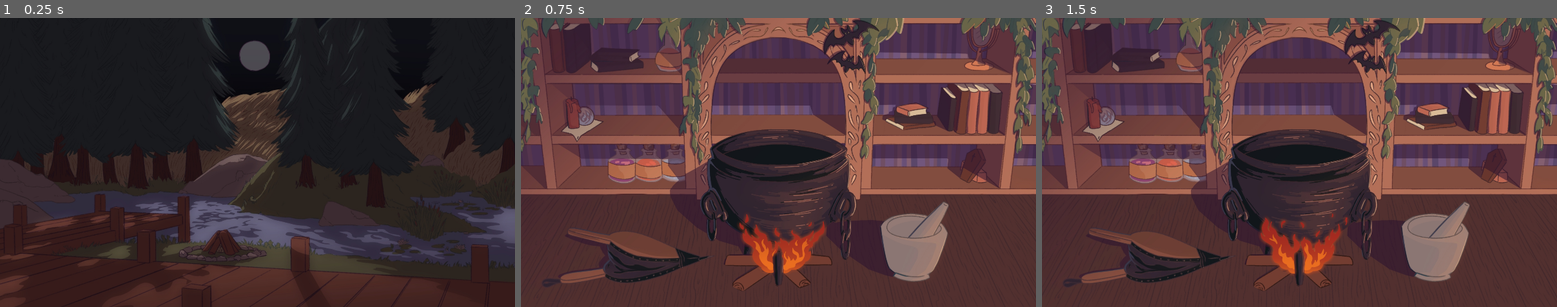
Above: before the commit, frames 1-3 (left to right).
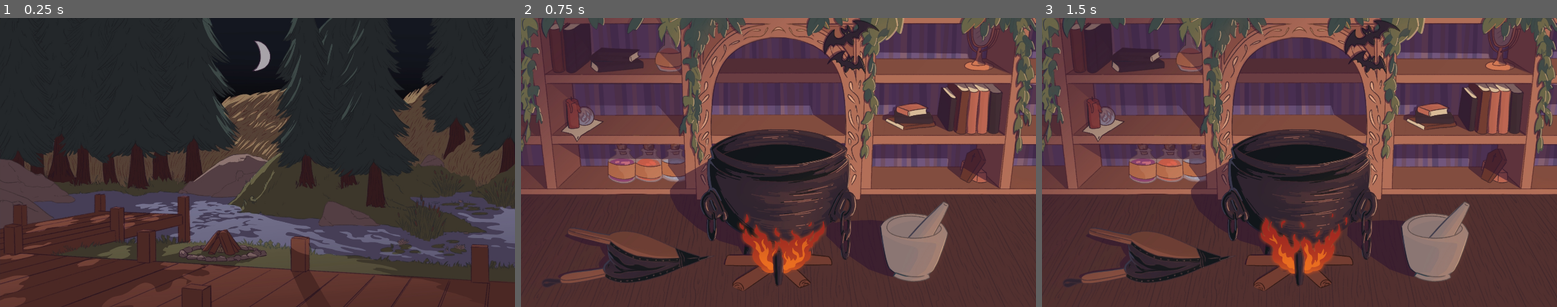
Above: after the commit, the same moments.

Repository: ZwergB/Sand_Witch
Game: Godot game, scene res://global.tscn
Two runs of this game, one before a commit and one after it. Both use one fixed random seed, a clock stepped at 60 frames per second and the inputs below.
Inputs (mouse positions are in pixels of both pictures, inside the frame that each line leads up to):
- Up to frame 1 (0.25 s): no input
- Up to frame 2 (0.75 s): tap Enter (ui_accept) at 0.5 s; move the mouse to (891, 148) at 0.52 s; click (891, 148) at 0.67 s
- Up to frame 3 (1.5 s): tap Enter (ui_accept) at 0.77, 1.25 s; move the mouse to (1196, 176) at 1.27 s; click (1196, 176) at 1.42 s

The runs differ from the first frame. In frame 1, 4.6% of the frame differs, in the area x 0-100%, y 1-100%; in frame 2, nothing differs; in frame 3, nothing differs.

Commit message:
sauberes Array

Diff:
--- a/global.gd
+++ b/global.gd
@@ -21,13 +21,14 @@
 @onready var dayScene = load("res://inside.tscn").instantiate()
 @onready var nightScene = load("res://outside.tscn").instantiate()
 
-var ingredients = [Ingredient.new(0,[2,3],"Glühwürmchen Sekret"),
-	Ingredient.new(1,[4,-1],"Blut"),
-	Ingredient.new(2,[0,0],"Mondblume"),
-	Ingredient.new(3,[0,-3],"Rückenflosse einer Rotfeder"),
-	Ingredient.new(4,[0,-2],"Fledermausflügel"),
-	Ingredient.new(5,[2,-2],"Giftdrüse einer Schwarzen Witwe"),
-	Ingredient.new(6,[-2,0],"Froschschenkel eines Grasfrosches")]
+var ingredients = [
+	Ingredient.new(0,[0,-3],"Rückenflosse einer Rotfeder"),
+	Ingredient.new(1,[0,-2],"Fledermausflügel"),
+	Ingredient.new(2,[2,-2],"Giftdrüse einer Schwarzen Witwe"),
+	Ingredient.new(3,[2,3],"Glühwürmchen Sekret"),
+	Ingredient.new(4,[-2,0],"Froschschenkel eines Grasfrosches"),
+	Ingredient.new(5,[0,0],"Mondblume"),
+	Ingredient.new(6,[4,-1],"Blut")]
 
 var potion_list = [
 	Potion.new([0, -15], 0, ""),
@@ -230,7 +231,7 @@
 
 var inventory = [0,0,0,0,0,0,0]
 
-var moonPhase = 0
+@export var moonPhase = 0
 
 var day = false
 
--- a/global.tscn
+++ b/global.tscn
@@ -5,6 +5,7 @@
 
 [node name="global" type="Node2D"]
 script = ExtResource("1_8y5fg")
+moonPhase = 1
 
 [node name="Camera2D" type="Camera2D" parent="."]
 
--- a/outside.gd
+++ b/outside.gd
@@ -5,7 +5,14 @@
 @onready var time2 = $Timer2
 @onready var background = $Sprite2D
 
-@onready var collectable = [get_node("FlederWeg/PathFollow2D/Fledermaus"),get_node("FischWeg/PathFollow2D/Fisch")]
+@onready var collectable = [
+get_node("FischWeg/PathFollow2D/Fisch"),
+get_node("FlederWeg/PathFollow2D/Fledermaus"),
+get_node("SpinnenWeg/PathFollow2D/Spider"),
+get_node("GluewuremchenWeg/PathFollow2D/Gluewuermchen"),
+get_node("FroschWeg/PathFollow2D/Frosch")
+
+]
 var numOfItems = 0
 # Called when the node enters the scene tree for the first time.
 func _ready():
@@ -30,40 +37,21 @@
 			i += 1
 
 func _on_timer_1_timeout():
-	if global.moonPhase == 0:
-		moon0()
-	if global.moonPhase == 1:
-		moon1()
-	if global.moonPhase == 2:
-		moon2()
-	if global.moonPhase == 3:
-		moon3()
+	var current = collectable[randi()%3+3]
+	spawn(current)
+
+func _on_timer_2_timeout():
+	var current = collectable[randi()%3]
+	spawn(current)
 
 
-func _on_timer_2_timeout():
-	var current = collectable[randi() %collectable.size()]
+func spawn(current):
 	current.age = 0
-
 	current.sprite.frame = 0
-
-
 	if global.moonPhase == 0:
 		current.path.get_parent().position = current.noMoonPos
 	if global.moonPhase == 1 or global.moonPhase == 3:
 		current.path.get_parent().position = current.halfMoonPos
-		current.path.scale = Vector2(-1, 1)
 	if global.moonPhase == 2:
 		current.path.get_parent().position = current.fullMoonPos
 	current.active = true
-
-func moon0():
-	pass
-
-func moon1():
-	pass
-
-func moon2():
-	pass
-
-func moon3():
-	pass
--- a/outside.tscn
+++ b/outside.tscn
@@ -13,6 +13,40 @@
 [ext_resource type="Texture2D" uid="uid://c6ydxdg2y7cn7" path="res://assets/fishframe0006.png" id="11_2nh24"]
 [ext_resource type="Texture2D" uid="uid://c6e2re5bsg6n" path="res://assets/fishframe0008.png" id="12_go60k"]
 [ext_resource type="Texture2D" uid="uid://dfhvdn7mupaet" path="res://assets/fishframe0010.png" id="13_cq0pm"]
+[ext_resource type="Texture2D" uid="uid://bld087qurehxv" path="res://assets/spiderframe0000.png" id="14_rxpir"]
+[ext_resource type="Texture2D" uid="uid://b5ni3g1ux3d4w" path="res://assets/spiderframe0002.png" id="15_anwtd"]
+[ext_resource type="Texture2D" uid="uid://1fn8atmrcr5a" path="res://assets/spiderframe0004.png" id="16_oq5f0"]
+[ext_resource type="Texture2D" uid="uid://d14uarut8cwsf" path="res://assets/spiderframe0006.png" id="17_k7713"]
+[ext_resource type="Texture2D" uid="uid://c5dot4ahtdjm5" path="res://assets/spiderframe0008.png" id="18_duceu"]
+[ext_resource type="Texture2D" uid="uid://c4g7h4gbbs5d4" path="res://assets/spiderframe0010.png" id="19_yr8ou"]
+[ext_resource type="Texture2D" uid="uid://cesln8nwxf2bv" path="res://assets/spiderframe0012.png" id="20_8k2qa"]
+[ext_resource type="Texture2D" uid="uid://bugkasibqormk" path="res://assets/spiderframe0014.png" id="21_votie"]
+[ext_resource type="Texture2D" uid="uid://c5p3qfmtd0b6w" path="res://assets/spiderframe0016.png" id="22_ea86j"]
+[ext_resource type="Texture2D" uid="uid://crkm27us4pkgr" path="res://assets/spiderframe0018.png" id="23_8nqdc"]
+[ext_resource type="Texture2D" uid="uid://vhaumpdal3aw" path="res://assets/spiderframe0020.png" id="24_fbrvy"]
+[ext_resource type="Texture2D" uid="uid://bt2sdfg2xdpdq" path="res://assets/spiderframe0022.png" id="25_v3odu"]
+[ext_resource type="Texture2D" uid="uid://vamlrb5ntpao" path="res://assets/spiderframe0024.png" id="26_cucev"]
+[ext_resource type="Texture2D" uid="uid://b6vg10d775v4g" path="res://assets/spiderframe0026.png" id="27_8njhi"]
+[ext_resource type="Texture2D" uid="uid://md5wfmtncxbm" path="res://assets/spiderframe0028.png" id="28_b1qwv"]
+[ext_resource type="Texture2D" uid="uid://cc440mumqenba" path="res://assets/spiderframe0030.png" id="29_yjfyo"]
+[ext_resource type="Texture2D" uid="uid://cc01cug5vnpvm" path="res://assets/spiderframe0032.png" id="30_2myqd"]
+[ext_resource type="Texture2D" uid="uid://c4w5kmxvu08h1" path="res://assets/spiderframe0034.png" id="31_u641a"]
+[ext_resource type="Texture2D" uid="uid://dfm22mqm7p7cn" path="res://assets/spiderframe0036.png" id="32_yxxom"]
+[ext_resource type="Texture2D" uid="uid://ci4qk74tayarc" path="res://assets/spiderframe0038.png" id="33_6t747"]
+[ext_resource type="Texture2D" uid="uid://c6pbe386fpvl6" path="res://assets/spiderframe0040.png" id="34_0y06e"]
+[ext_resource type="Texture2D" uid="uid://dvmwsgrb6230s" path="res://assets/froschframe0000.png" id="35_b0qvc"]
+[ext_resource type="Texture2D" uid="uid://mvmhca4gv6d5" path="res://assets/froschframe0002.png" id="36_87r4m"]
+[ext_resource type="Texture2D" uid="uid://bgumts3o76vcg" path="res://assets/froschframe0004.png" id="37_7kbcn"]
+[ext_resource type="Texture2D" uid="uid://cj54382eemxua" path="res://assets/froschframe0006.png" id="38_62i42"]
+[ext_resource type="Texture2D" uid="uid://bjya3kvx273y7" path="res://assets/froschframe0008.png" id="39_e5q7v"]
+[ext_resource type="Texture2D" uid="uid://biawtsf8cc3dw" path="res://assets/froschframe0010.png" id="40_vcwb0"]
+[ext_resource type="Texture2D" uid="uid://dycyb6guxhl5u" path="res://assets/froschframe0012.png" id="41_erft6"]
+[ext_resource type="Texture2D" uid="uid://dpriigcj20lq1" path="res://assets/froschframe0014.png" id="42_l60so"]
+[ext_resource type="Texture2D" uid="uid://bnfc2k0ktnygq" path="res://assets/fireflyframe0000.png" id="43_v1fmk"]
+[ext_resource type="Texture2D" uid="uid://b048403b2e8u2" path="res://assets/fireflyframe0001.png" id="44_jiq5x"]
+[ext_resource type="Texture2D" uid="uid://0ug8ko5aw7ot" path="res://assets/fireflyframe0002.png" id="45_r0b0j"]
+[ext_resource type="Texture2D" uid="uid://d2fco43wm8nk2" path="res://assets/fireflyframe0003.png" id="46_35iw7"]
+[ext_resource type="Texture2D" uid="uid://dnstc5s1h4egv" path="res://assets/fireflyframe0004.png" id="47_0vqkw"]
 
 [sub_resource type="Curve2D" id="Curve2D_r61pj"]
 _data = {
@@ -71,6 +105,155 @@
 "loop": true,
 "name": &"default",
 "speed": 16.0
+}]
+
+[sub_resource type="Curve2D" id="Curve2D_ega7e"]
+_data = {
+"points": PackedVector2Array(0, 0, 0, 0, 191, 284, 0, 0, 0, 0, 174, 285, 0, 0, 0, 0, 163, 292, 0, 0, 0, 0, 155, 308, 0, 0, 0, 0, 147, 334, 0, 0, 0, 0, 131, 352, 0, 0, 0, 0, 126, 350)
+}
+point_count = 7
+
+[sub_resource type="CircleShape2D" id="CircleShape2D_7x2hy"]
+radius = 18.1108
+
+[sub_resource type="SpriteFrames" id="SpriteFrames_i5qry"]
+animations = [{
+"frames": [{
+"duration": 1.0,
+"texture": ExtResource("14_rxpir")
+}, {
+"duration": 1.0,
+"texture": ExtResource("15_anwtd")
+}, {
+"duration": 1.0,
+"texture": ExtResource("16_oq5f0")
+}, {
+"duration": 1.0,
+"texture": ExtResource("17_k7713")
+}, {
+"duration": 1.0,
+"texture": ExtResource("18_duceu")
+}, {
+"duration": 1.0,
+"texture": ExtResource("19_yr8ou")
+}, {
+"duration": 1.0,
+"texture": ExtResource("20_8k2qa")
+}, {
+"duration": 1.0,
+"texture": ExtResource("21_votie")
+}, {
+"duration": 1.0,
+"texture": ExtResource("22_ea86j")
+}, {
+"duration": 1.0,
+"texture": ExtResource("23_8nqdc")
+}, {
+"duration": 1.0,
+"texture": ExtResource("24_fbrvy")
+}, {
+"duration": 1.0,
+"texture": ExtResource("25_v3odu")
+}, {
+"duration": 1.0,
+"texture": ExtResource("26_cucev")
+}, {
+"duration": 1.0,
+"texture": ExtResource("27_8njhi")
+}, {
+"duration": 1.0,
+"texture": ExtResource("28_b1qwv")
+}, {
+"duration": 1.0,
+"texture": ExtResource("29_yjfyo")
+}, {
+"duration": 1.0,
+"texture": ExtResource("30_2myqd")
+}, {
+"duration": 1.0,
+"texture": ExtResource("31_u641a")
+}, {
+"duration": 1.0,
+"texture": ExtResource("32_yxxom")
+}, {
+"duration": 1.0,
+"texture": ExtResource("33_6t747")
+}, {
+"duration": 1.0,
+"texture": ExtResource("34_0y06e")
+}],
+"loop": true,
+"name": &"default",
+"speed": 24.0
+}]
+
+[sub_resource type="Curve2D" id="Curve2D_10313"]
+_data = {
+"points": PackedVector2Array(0, 0, 0, 0, -9, 2, 0, 0, 0, 0, 18, -11, 0, 0, 0, 0, 44, -11, 0, 0, 0, 0, 56, -5, 0, 0, 0, 0, 67, 6, 0, 0, 0, 0, 71, 7)
+}
+point_count = 6
+
+[sub_resource type="CapsuleShape2D" id="CapsuleShape2D_xw6w4"]
+height = 36.0
+
+[sub_resource type="SpriteFrames" id="SpriteFrames_iu3wy"]
+animations = [{
+"frames": [{
+"duration": 1.0,
+"texture": ExtResource("35_b0qvc")
+}, {
+"duration": 1.0,
+"texture": ExtResource("36_87r4m")
+}, {
+"duration": 1.0,
+"texture": ExtResource("37_7kbcn")
+}, {
+"duration": 1.0,
+"texture": ExtResource("38_62i42")
+}, {
+"duration": 1.0,
+"texture": ExtResource("39_e5q7v")
+}, {
+"duration": 1.0,
+"texture": ExtResource("40_vcwb0")
+}, {
+"duration": 1.0,
+"texture": ExtResource("41_erft6")
+}, {
+"duration": 1.0,
+"texture": ExtResource("42_l60so")
+}],
+"loop": true,
+"name": &"default",
+"speed": 12.0
+}]
+
+[sub_resource type="Curve2D" id="Curve2D_vn8qb"]
+
+[sub_resource type="CircleShape2D" id="CircleShape2D_x5rwc"]
+radius = 23.0868
+
+[sub_resource type="SpriteFrames" id="SpriteFrames_8cjj8"]
+animations = [{
+"frames": [{
+"duration": 1.0,
+"texture": ExtResource("43_v1fmk")
+}, {
+"duration": 1.0,
+"texture": ExtResource("44_jiq5x")
+}, {
+"duration": 1.0,
+"texture": ExtResource("45_r0b0j")
+}, {
+"duration": 1.0,
+"texture": ExtResource("46_35iw7")
+}, {
+"duration": 1.0,
+"texture": ExtResource("47_0vqkw")
+}],
+"loop": true,
+"name": &"default",
+"speed": 5.0
 }]
 
 [node name="outside" type="Node2D"]
@@ -84,7 +267,7 @@
 frame = 3
 
 [node name="Timer1" type="Timer" parent="."]
-wait_time = 3.0
+wait_time = 11.0
 autostart = true
 
 [node name="Timer2" type="Timer" parent="."]
@@ -144,7 +327,70 @@
 [node name="AnimatedSprite2D" type="AnimatedSprite2D" parent="FischWeg/PathFollow2D/Fisch"]
 position = Vector2(0, 6)
 sprite_frames = SubResource("SpriteFrames_jidlk")
-frame_progress = 0.340902
+frame_progress = 0.19598
+
+[node name="SpinnenWeg" type="Path2D" parent="."]
+curve = SubResource("Curve2D_ega7e")
+
+[node name="PathFollow2D" type="PathFollow2D" parent="SpinnenWeg"]
+position = Vector2(191, 284)
+rotation = 3.08284
+
+[node name="Spider" type="StaticBody2D" parent="SpinnenWeg/PathFollow2D"]
+scale = Vector2(-1, -1)
+input_pickable = true
+script = ExtResource("3_75vul")
+lifetime = 50
+speed = 2
+
+[node name="CollisionShape2D" type="CollisionShape2D" parent="SpinnenWeg/PathFollow2D/Spider"]
+shape = SubResource("CircleShape2D_7x2hy")
+
+[node name="AnimatedSprite2D" type="AnimatedSprite2D" parent="SpinnenWeg/PathFollow2D/Spider"]
+sprite_frames = SubResource("SpriteFrames_i5qry")
+frame_progress = 0.797142
+
+[node name="FroschWeg" type="Path2D" parent="."]
+position = Vector2(816, 180)
+curve = SubResource("Curve2D_10313")
+
+[node name="PathFollow2D" type="PathFollow2D" parent="FroschWeg"]
+position = Vector2(-9, 2)
+rotation = -0.448723
+
+[node name="Frosch" type="StaticBody2D" parent="FroschWeg/PathFollow2D"]
+input_pickable = true
+script = ExtResource("3_75vul")
+lifetime = 40
+fullMoonPos = Vector2(704, 260)
+halfMoonPos = Vector2(816, 180)
+noMoonPos = Vector2(704, 260)
+speed = 2
+
+[node name="CollisionShape2D" type="CollisionShape2D" parent="FroschWeg/PathFollow2D/Frosch"]
+rotation = 1.5708
+shape = SubResource("CapsuleShape2D_xw6w4")
+
+[node name="AnimatedSprite2D" type="AnimatedSprite2D" parent="FroschWeg/PathFollow2D/Frosch"]
+position = Vector2(3, 0)
+sprite_frames = SubResource("SpriteFrames_iu3wy")
+frame_progress = 0.605316
+
+[node name="GluewuremchenWeg" type="Path2D" parent="."]
+curve = SubResource("Curve2D_vn8qb")
+
+[node name="PathFollow2D" type="PathFollow2D" parent="GluewuremchenWeg"]
+
+[node name="Gluewuermchen" type="StaticBody2D" parent="GluewuremchenWeg/PathFollow2D"]
+script = ExtResource("3_75vul")
+
+[node name="CollisionShape2D" type="CollisionShape2D" parent="GluewuremchenWeg/PathFollow2D/Gluewuermchen"]
+shape = SubResource("CircleShape2D_x5rwc")
+
+[node name="AnimatedSprite2D" type="AnimatedSprite2D" parent="GluewuremchenWeg/PathFollow2D/Gluewuermchen"]
+sprite_frames = SubResource("SpriteFrames_8cjj8")
+frame = 1
+frame_progress = 0.709509
 
 [connection signal="timeout" from="Timer1" to="." method="_on_timer_1_timeout"]
 [connection signal="timeout" from="Timer2" to="." method="_on_timer_2_timeout"]
Not shown: 1 places in outside.tscn that only renumber resources
